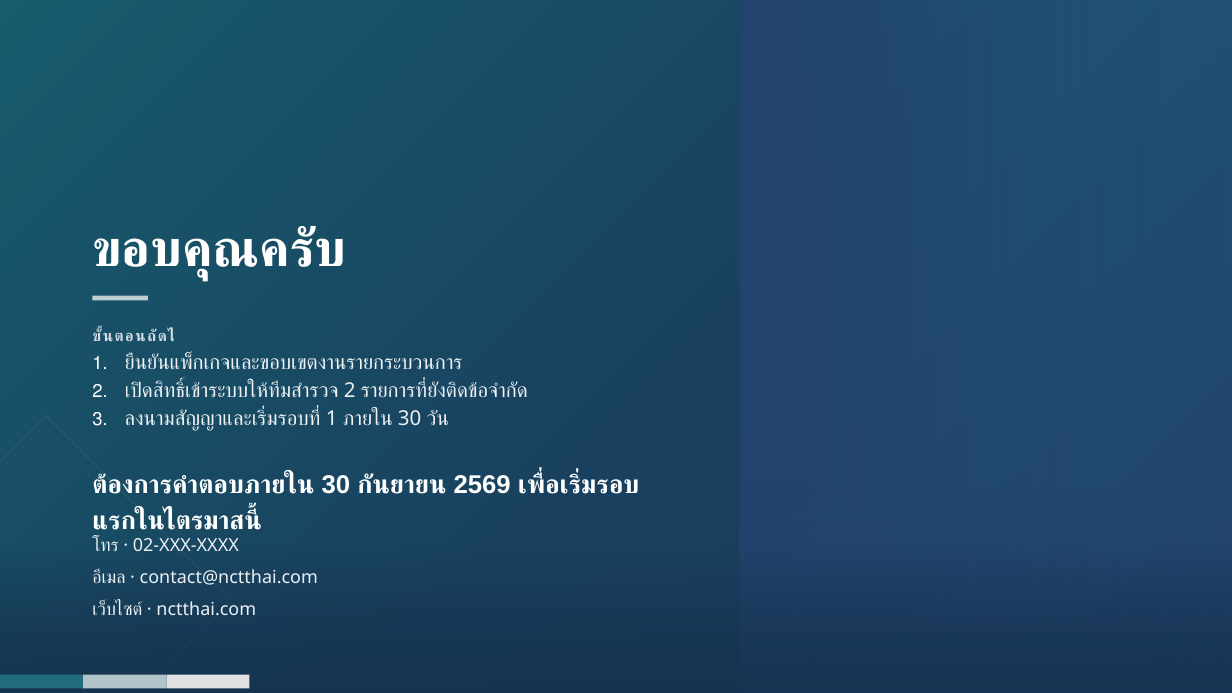
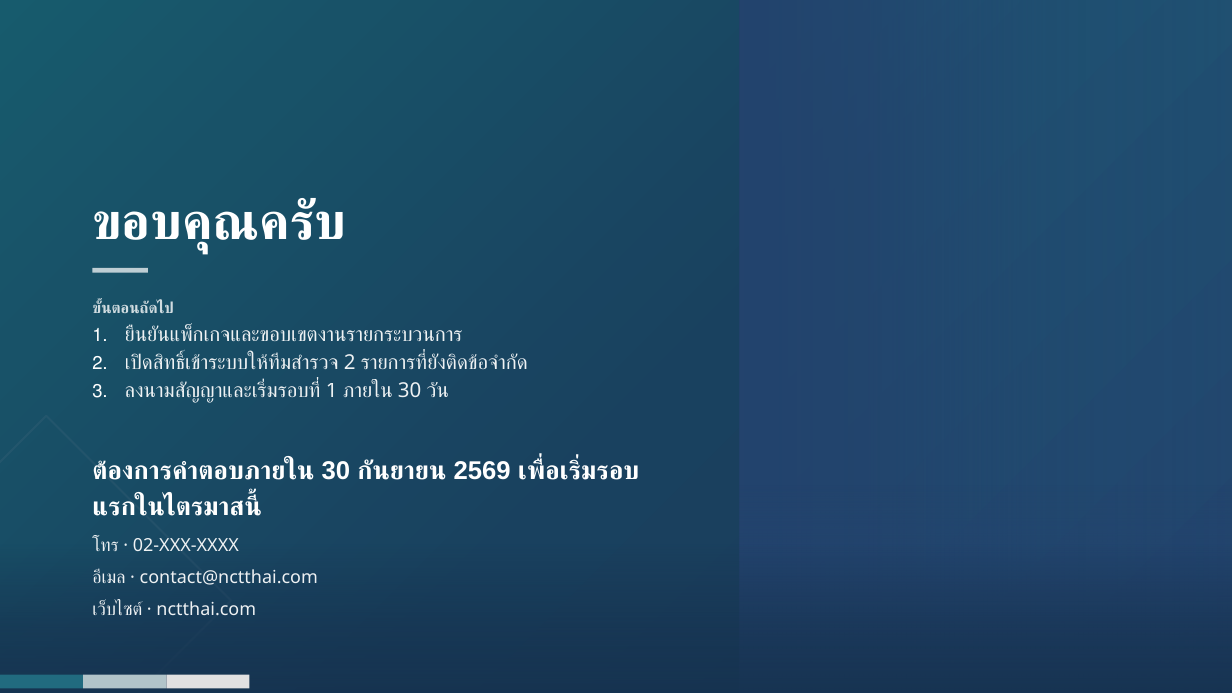
Before and after one commit to rofthanakrit-maker/nct-design-system, a slide deck: slide 26 of NCT-Slide-Template-Corp-Demo.pptx. Drawn at 1232x693 pixels with LibreOffice and Linux fonts; fonts in the diff are those of the drawing; background and template pictures are left out. Boxes give left, top, right and bottom in pixels: in the first picture for what was removed or moved away, otherwise in the second. Text is boxed around its words. In the diff, an @@ line names an element or a change of style, - is before the commit and + after.

```diff
--- a/NCT-Slide-Template-Corp-Demo.pptx
+++ b/NCT-Slide-Template-Corp-Demo.pptx
@@ 1 title, 1 text, 1 rectangle: place and size @@
-1 title, 1 text, 1 rectangle at bbox=[92, 227, 528, 431]
+1 title, 1 text, 1 rectangle at bbox=[92, 199, 528, 403]
@@ text "ขั้นตอนถัดไป": place and size @@
-text "ขั้นตอนถัดไป" at bbox=[92, 328, 133, 341]
+text "ขั้นตอนถัดไป" at bbox=[92, 301, 174, 313]
@@ text "ขั้นตอนถัดไป" at bbox=[92, 301, 174, 313]: letter spacing 1.2 to 0 pt @@
@@ text "ต้องการคำตอบภายใน 30 กันยายน 2569 เพื่อเริ่มรอบแรกในไตรมาสนี ...": place and size @@
-text "ต้องการคำตอบภายใน 30 กันยายน 2569 เพื่อเริ่มรอบแรกในไตรมาสนี ..." at bbox=[92, 474, 640, 494]
+text "ต้องการคำตอบภายใน 30 กันยายน 2569 เพื่อเริ่มรอบแรกในไตรมาสนี ..." at bbox=[92, 460, 640, 480]
```
Also in this commit, not shown: 18 other slides changed, 48 other files.
